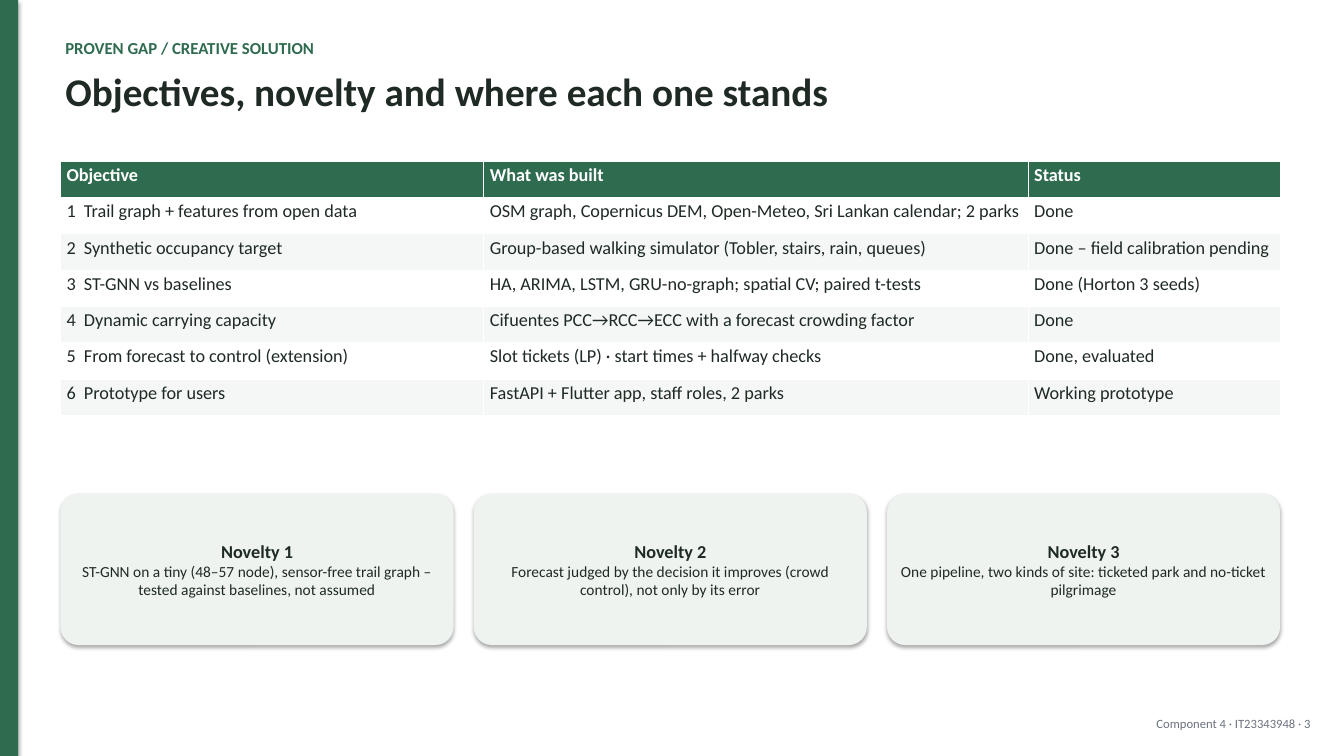
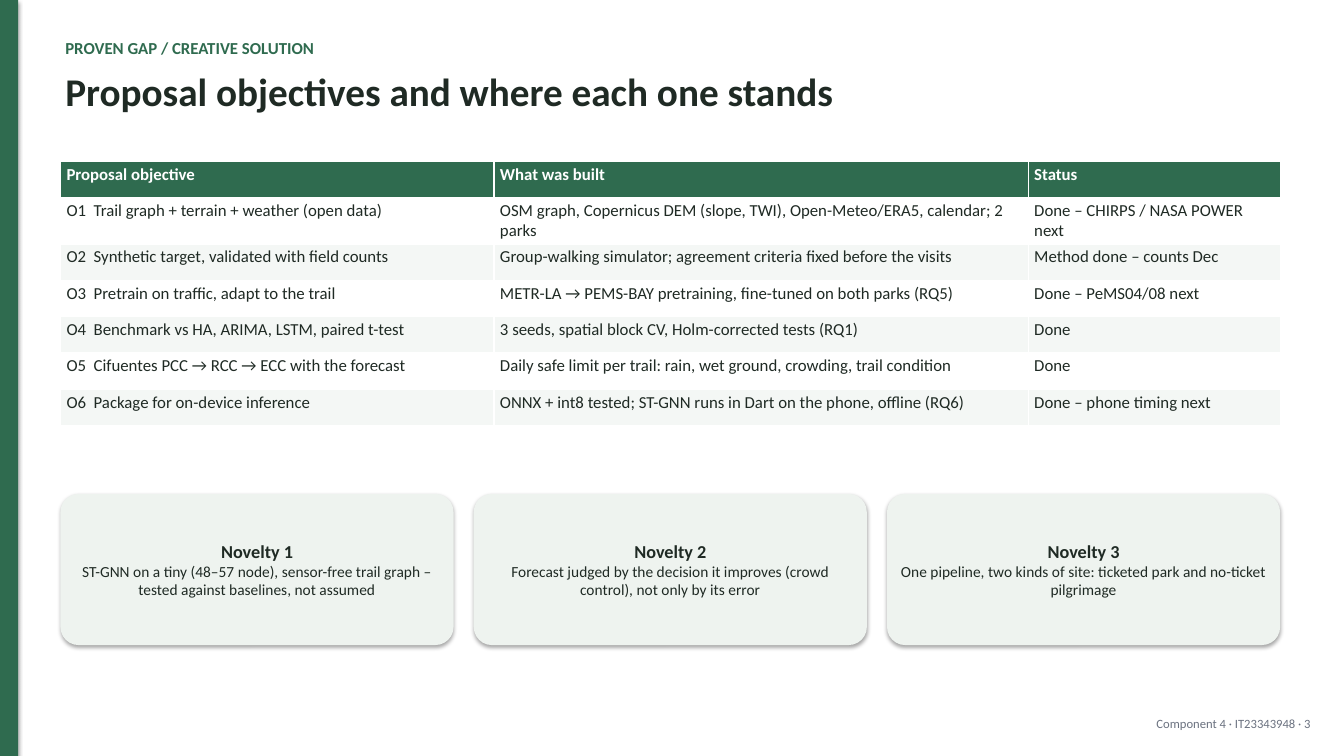
Before and after one commit to mirshadahamed/Decentralized-Hiking-AI, a slide deck: slide 3 of research/component_4/docs/slides/PP1_Component4.pptx. Drawn at 1344x756 pixels with LibreOffice and Linux fonts; fonts in the diff are those of the drawing. Boxes give left, top, right and bottom in pixels: in the first picture for what was removed or moved away, otherwise in the second. Text is boxed around its words. In the diff, an @@ line names an element or a change of style, - is before the commit and + after.

Commit message:
Adam's Peak spatial CV with 3 seeds; slides and docs updated

```diff
--- a/research/component_4/docs/slides/PP1_Component4.pptx
+++ b/research/component_4/docs/slides/PP1_Component4.pptx
@@ text at (65, 78, 833, 113): text changed @@
-Objectives, novelty and where each one stands
+Proposal objectives and where each one stands
@@ table at (60, 161, 1280, 415) @@
-row 1, column 1: Objective
+row 1, column 1: Proposal objective
-row 2: 1 Trail graph + features from open data | OSM graph, Copernicus DEM, Open-Meteo, Sri Lankan calendar; 2 parks | Done
+row 2: O1 Trail graph + terrain + weather (open data) | OSM graph, Copernicus DEM (slope, TWI), Open-Meteo/ERA5, calendar; 2 parks | Done – CHIRPS / NASA POWER next
-row 3: 2 Synthetic occupancy target | Group-based walking simulator (Tobler, stairs, rain, queues) | Done – field calibration pending
+row 3: O2 Synthetic target, validated with field counts | Group-walking simulator; agreement criteria fixed before the visits | Method done – counts Dec
-row 4: 3 ST-GNN vs baselines | HA, ARIMA, LSTM, GRU-no-graph; spatial CV; paired t-tests | Done (Horton 3 seeds)
+row 4: O3 Pretrain on traffic, adapt to the trail | METR-LA → PEMS-BAY pretraining, fine-tuned on both parks (RQ5) | Done – PeMS04/08 next
-row 5, column 1: 4 Dynamic carrying capacity
+row 5, column 1: O4 Benchmark vs HA, ARIMA, LSTM, paired t-test
-row 5, column 2: Cifuentes PCC→RCC→ECC with a forecast crowding factor
+row 5, column 2: 3 seeds, spatial block CV, Holm-corrected tests (RQ1)
-row 6: 5 From forecast to control (extension) | Slot tickets (LP) · start times + halfway checks | Done, evaluated
+row 6: O5 Cifuentes PCC → RCC → ECC with the forecast | Daily safe limit per trail: rain, wet ground, crowding, trail condition | Done
-row 7: 6 Prototype for users | FastAPI + Flutter app, staff roles, 2 parks | Working prototype
+row 7: O6 Package for on-device inference | ONNX + int8 tested; ST-GNN runs in Dart on the phone, offline (RQ6) | Done – phone timing next
@@ size 13 to 12 pt in "What was built", "Status", "Done" @@
```
Also in this commit, not shown: 9 other slides changed, 5 slides added, 1 slide removed, 21 other files.
